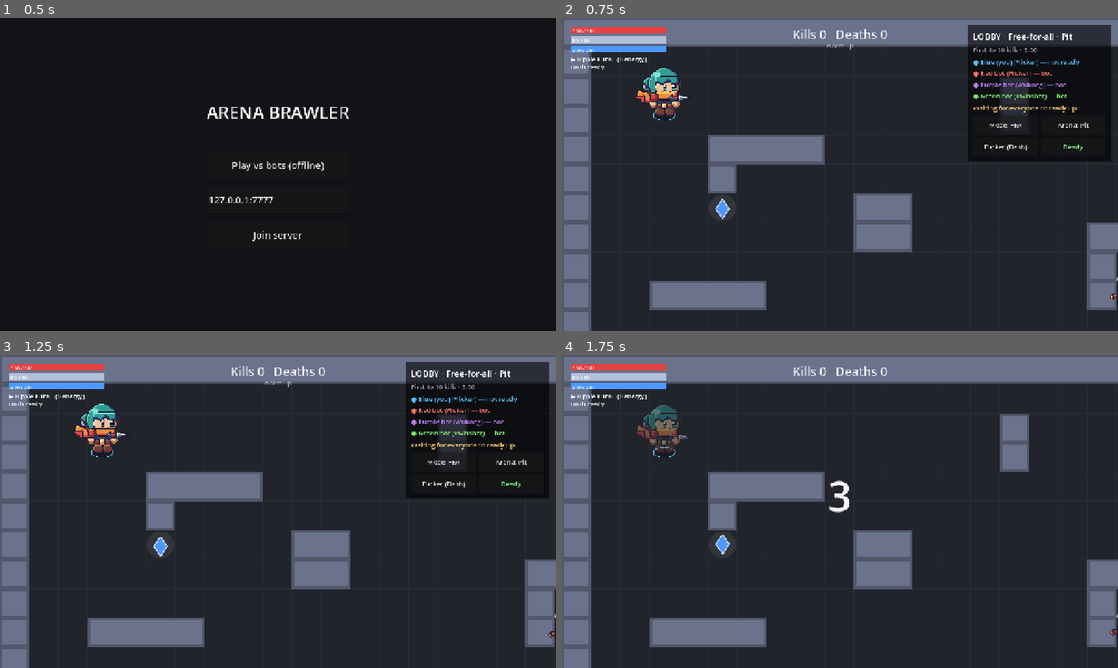
Above: before the commit, frames 1-4 (two rows, left to right).
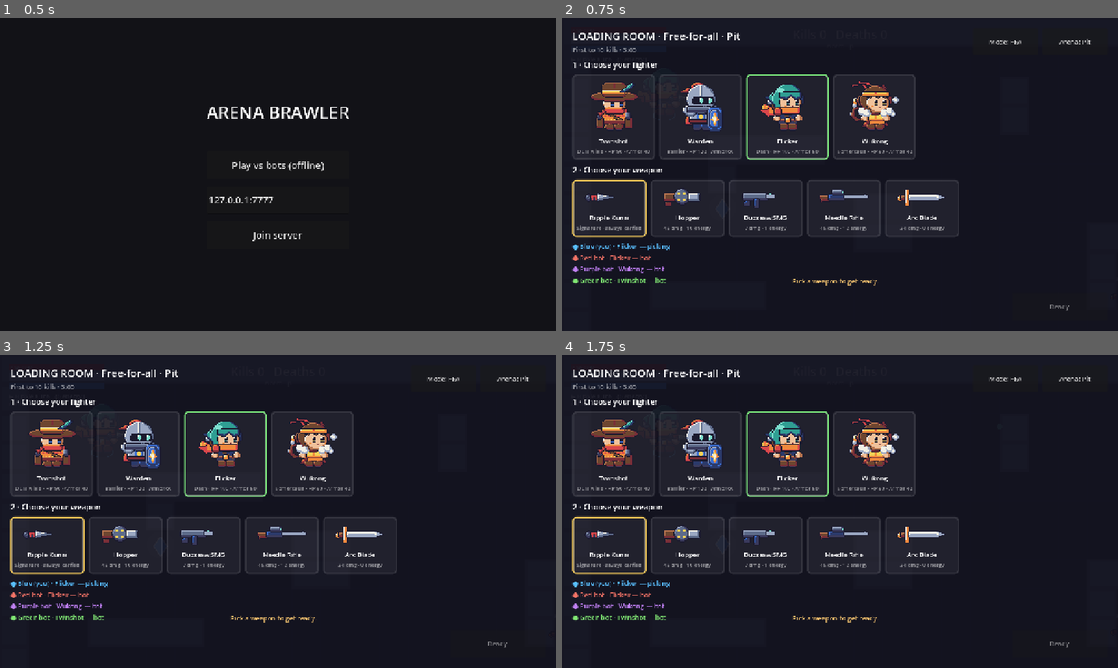
Above: after the commit, the same moments.

Repository: nathantau/arena-brawler
Game: Godot game, scene res://scenes/main.tscn
Two runs of this game, one before a commit and one after it. Both use one fixed random seed, a clock stepped at 60 frames per second and the inputs below.
Inputs (mouse positions are in pixels of both pictures, inside the frame that each line leads up to):
- Up to frame 1 (0.5 s): no input
- Up to frame 2 (0.75 s): click "Play vs bots (offline)" at 0.5 s
- Up to frame 3 (1.25 s): no input
- Up to frame 4 (1.75 s): click (1073, 483) at 1.25 s, where only the run before the commit has a clickable "Ready"

Frame 1 is identical in both runs. In frame 2, 28% of the frame differs, in the area x 0-100%, y 0-100%; in frame 3, 28%; in frame 4, 29%.

Commit message:
Loading room: pick a character, then a starting weapon, then ready
Full-screen lobby with character and weapon cards; server-validated rpc_select_weapon;
the pick joins the signature weapon in the respawn loadout. --weapon CLI arg.

Co-Authored-By: Claude Opus 5.5 <noreply@anthropic.com>
Claude-Session: https://claude.ai/code/session_01J8LgTLVYzThXjNSRVhWqep

Diff:
--- a/scripts/arena/arena.gd
+++ b/scripts/arena/arena.gd
@@ -14,6 +14,7 @@
 signal mode_requested(mode: MatchRules.Mode)
 signal arena_requested(index: int)
 signal character_requested(id: StringName)
+signal weapon_requested(id: StringName)
 signal shot_fired(owner_id: int, seq: int, origin: Vector2, facing: Vector2, weapon_id: StringName, dual: bool)
 ## Authoritative damage (offline / server).
 signal player_hit(owner_id: int, shot_seq: int, pellet: int, victim_id: int, damage: int, crit: bool, at: Vector2)
@@ -125,6 +126,9 @@
 		character_requested.connect(func(id: StringName) -> void:
 			if local_player != null:
 				select_character(local_player, id))
+		weapon_requested.connect(func(id: StringName) -> void:
+			if local_player != null:
+				select_weapon(local_player, id))
 
 
 func _ready() -> void:
@@ -223,6 +227,25 @@
 		return
 	p.set_character(c)
 	match_updated.emit()
+
+
+## Lobby only (authoritative): the weapon a player starts with besides their signature one.
+## Must be a pickup weapon their character can use.
+func select_weapon(p: Player, id: StringName) -> void:
+	var w: WeaponData = catalog.get_weapon(id)
+	if w == null or not w.pickup or not p.character.can_use(w) or match_state.phase != MatchState.Phase.LOBBY:
+		return
+	p.set_starting_weapon(w)
+	match_updated.emit()
+
+
+## Weapons `c` may start with, in catalog order (what the loading room offers).
+func starting_weapons_for(c: CharacterData) -> Array[WeaponData]:
+	var out: Array[WeaponData] = []
+	for id: StringName in catalog.pickup_ids():
+		if c.can_use(catalog.get_weapon(id)):
+			out.append(catalog.get_weapon(id))
+	return out
 
 
 ## Client: adopt the server's match state, running phase side effects on a phase change.
--- a/scripts/core/cmd_args.gd
+++ b/scripts/core/cmd_args.gd
@@ -11,6 +11,7 @@
 ##   --time-limit S                   (server / offline) match length in seconds (dev/testing)
 ##   --arena N                        (server / offline) starting arena index (ArenaLayouts.NAMES)
 ##   --character ID                   (client / offline) pick a character, e.g. warden
+##   --weapon ID                      (client / offline) pick a starting weapon, e.g. sword
 
 var server: bool = false
 var port: int = Constants.DEFAULT_PORT
@@ -24,6 +25,7 @@
 var time_limit: float = Constants.MATCH_TIME_LIMIT
 var arena_index: int = 0
 var character: StringName = &""
+var weapon: StringName = &""
 
 
 static func parse(args: PackedStringArray) -> CmdArgs:
@@ -58,6 +60,9 @@
 			"--character":
 				a.character = StringName(next)
 				i += 1
+			"--weapon":
+				a.weapon = StringName(next)
+				i += 1
 			"--arena":
 				a.arena_index = clampi(next.to_int(), 0, ArenaLayouts.count() - 1)
 				i += 1
--- a/scripts/core/main.gd
+++ b/scripts/core/main.gd
@@ -55,12 +55,15 @@
 		_offline_arena.add_bot(Constants.BOT_ID_BASE + i, _offline_arena.free_color_index())
 	if args.character != &"":
 		_offline_arena.select_character(me, args.character)
+	if args.weapon != &"":
+		_offline_arena.select_weapon(me, args.weapon)
 	if args.autopilot:
 		_offline_arena.referee.set_ready(me.player_id, true)
 
 
 func _join(host: String, port: int) -> void:
-	var err: Error = session.start_client(self, host, port, args.autopilot, args.net_debug, args.character)
+	var err: Error = session.start_client(self, host, port, args.autopilot, args.net_debug, args.character,
+		args.weapon)
 	if err != OK:
 		_on_client_disconnected("Could not start client: %s" % error_string(err))
 		return
--- a/scripts/net/client.gd
+++ b/scripts/net/client.gd
@@ -10,8 +10,9 @@
 var local_player: Player
 var autopilot: bool = false
 var debug: bool = false
-## Requested from the server on joining (--character).
+## Requested from the server on joining (--character, --weapon).
 var wanted_character: StringName = &""
+var wanted_weapon: StringName = &""
 
 var _history := InputHistory.new()
 var _clock := RenderClock.new()
@@ -88,6 +89,8 @@
 		session.rpc_request_arena.rpc_id(MultiplayerPeer.TARGET_PEER_SERVER, index))
 	arena.character_requested.connect(func(id: StringName) -> void:
 		session.rpc_select_character.rpc_id(MultiplayerPeer.TARGET_PEER_SERVER, id))
+	arena.weapon_requested.connect(func(id: StringName) -> void:
+		session.rpc_select_weapon.rpc_id(MultiplayerPeer.TARGET_PEER_SERVER, id))
 	for entry: Array in roster:
 		_add_player(entry[0], entry[1], entry[2])
 		arena.scores.kills[entry[0]] = entry[3]
@@ -95,6 +98,8 @@
 	print("[client] joined as %d (%d players)" % [local_id, arena.players.size()])
 	if wanted_character != &"":
 		arena.character_requested.emit(wanted_character)
+	if wanted_weapon != &"":
+		arena.weapon_requested.emit(wanted_weapon)
 	if autopilot:
 		arena.ready_requested.emit(true)
 
--- a/scripts/net/net_session.gd
+++ b/scripts/net/net_session.gd
@@ -30,9 +30,10 @@
 
 
 func start_client(world_parent: Node, host: String, port: int, autopilot: bool, debug: bool,
-		character: StringName = &"") -> Error:
+		character: StringName = &"", weapon: StringName = &"") -> Error:
 	client = NetClient.new(self, world_parent, autopilot, debug)
 	client.wanted_character = character
+	client.wanted_weapon = weapon
 	return client.start(host, port)
 
 
@@ -89,6 +90,12 @@
 func rpc_select_character(id: StringName) -> void:
 	if server != null:
 		server.on_select_character(multiplayer.get_remote_sender_id(), id)
+
+
+@rpc("any_peer", "call_remote", "reliable", CH_EVENTS)
+func rpc_select_weapon(id: StringName) -> void:
+	if server != null:
+		server.on_select_weapon(multiplayer.get_remote_sender_id(), id)
 
 
 # --- server -> client -------------------------------------------------------
--- a/scripts/net/server.gd
+++ b/scripts/net/server.gd
@@ -91,6 +91,12 @@
 		arena.select_character(p, id)
 
 
+func on_select_weapon(peer_id: int, id: StringName) -> void:
+	var p: Player = arena.get_player(peer_id)
+	if p != null:
+		arena.select_weapon(p, id)
+
+
 func _on_peer_connected(id: int) -> void:
 	NetSession.disable_throttle((session.multiplayer.multiplayer_peer as ENetMultiplayerPeer).get_peer(id))
 	var queue := NetInputQueue.new()
--- a/scripts/player/player.gd
+++ b/scripts/player/player.gd
@@ -61,6 +61,8 @@
 var loadout: Loadout
 ## Loadout restored on every respawn (pickups are lost on death).
 var default_weapons: Array[WeaponData] = []
+## Picked in the loading room: carried next to the signature weapon from every spawn.
+var starting_weapon: WeaponData
 var skill := CharacterSkill.new()
 var facing: Vector2 = Vector2.RIGHT
 ## Null for client-side remote players (they are positioned by interpolation).
@@ -125,9 +127,24 @@
 	_shield.sync(skill, dead)
 	_sprite.sprite_frames = data.sprite_frames()
 	_sprite.play(&"idle")
-	if data.signature_weapon != null and not is_bot:
-		default_weapons = [data.signature_weapon]
-		loadout = Loadout.new(default_weapons)
+	if starting_weapon != null and not data.can_use(starting_weapon):
+		starting_weapon = null
+	_reset_loadout()
+
+
+func set_starting_weapon(weapon: WeaponData) -> void:
+	starting_weapon = weapon
+	_reset_loadout()
+
+
+## Bots keep the loadout they were set up with.
+func _reset_loadout() -> void:
+	if is_bot or character.signature_weapon == null:
+		return
+	default_weapons = [character.signature_weapon]
+	if starting_weapon != null:
+		default_weapons.append(starting_weapon)
+	loadout = Loadout.new(default_weapons)
 
 
 func _physics_process(delta: float) -> void:
--- a/scripts/ui/lobby_panel.gd
+++ b/scripts/ui/lobby_panel.gd
@@ -1,81 +1,130 @@
 class_name LobbyPanel
 extends PanelContainer
-## Lobby overlay (top-right, so warm-up play stays visible): roster with characters and ready
-## state, mode + arena, why the match can't start yet, and Mode / Arena / Character / Ready
-## buttons. Rebuilt on match_updated.
-
-const MARGIN: float = 16.0
-const PANEL_WIDTH: float = 330.0
-const TITLE_FONT_SIZE: int = 20
+## The loading room, shown full screen during the lobby phase: pick a character, then a starting
+## weapon from the ones that character can carry (next to its signature weapon), then Ready.
+## Also shows mode + arena, the roster with ready state and why the match can't start yet.
+## Cards are rebuilt when the local character changes; highlights follow the synced state.
+
+const PAD: int = 24
+const SPACING: int = 10
+const TITLE_FONT_SIZE: int = 24
+const STEP_FONT_SIZE: int = 18
 const FONT_SIZE: int = 15
+const SMALL_FONT_SIZE: int = 12
 const BUTTON_MIN_SIZE: Vector2 = Vector2(150, 44)
-const SPACING: int = 6
-const COLOR_BG: Color = Color(0, 0, 0, 0.6)
+const READY_MIN_SIZE: Vector2 = Vector2(220, 64)
+const CHARACTER_CARD_SIZE: Vector2 = Vector2(190, 196)
+const WEAPON_CARD_SIZE: Vector2 = Vector2(170, 132)
+const CHARACTER_ART_SCALE: float = 2.0
+const WEAPON_ART_SCALE: float = 2.5
+const CARD_BORDER: int = 3
+const CARD_RADIUS: int = 8
+const COLOR_BG: Color = Color(0.07, 0.07, 0.12, 0.94)
+const COLOR_CARD: Color = Color(1, 1, 1, 0.06)
+const COLOR_CARD_BORDER: Color = Color(1, 1, 1, 0.15)
+const COLOR_SELECTED: Color = Color(0.5, 0.95, 0.5)
+const COLOR_SIGNATURE: Color = Color(1, 0.82, 0.35)
 const COLOR_DIM: Color = Color(1, 1, 1, 0.55)
 const COLOR_READY: Color = Color(0.5, 0.95, 0.5)
 const COLOR_BLOCKER: Color = Color(1, 0.8, 0.45)
-const PANEL_PAD: float = 12.0
 
 var arena: Arena
 
 var _title: Label
 var _rules: Label
+var _mode_button: Button
+var _arena_button: Button
+var _character_cards: Dictionary[StringName, Button] = {}
+var _weapon_row: HBoxContainer
+var _weapon_cards: Dictionary[StringName, Button] = {}
+var _weapons_for: StringName = &""
 var _rows: VBoxContainer
 var _blocker: Label
-var _mode_button: Button
-var _arena_button: Button
-var _character_button: Button
 var _ready_button: Button
+## Last highlighted (character, weapon), so _process only restyles on change.
+var _shown_pick: Array[StringName] = [&"", &""]
 
 
 func _ready() -> void:
-	custom_minimum_size = Vector2(PANEL_WIDTH, 0.0)
-	set_anchors_and_offsets_preset(Control.PRESET_TOP_RIGHT, Control.PRESET_MODE_MINSIZE, int(MARGIN))
-	grow_horizontal = Control.GROW_DIRECTION_BEGIN
+	set_anchors_and_offsets_preset(Control.PRESET_FULL_RECT)
 	var style := StyleBoxFlat.new()
 	style.bg_color = COLOR_BG
-	style.set_content_margin_all(PANEL_PAD)
+	style.set_content_margin_all(PAD)
 	add_theme_stylebox_override("panel", style)
 
 	var box := VBoxContainer.new()
 	box.add_theme_constant_override("separation", SPACING)
 	add_child(box)
-	_title = _label(box, TITLE_FONT_SIZE, Color.WHITE)
-	_rules = _label(box, FONT_SIZE, COLOR_DIM)
-	_rows = VBoxContainer.new()
-	box.add_child(_rows)
-	_blocker = _label(box, FONT_SIZE, COLOR_BLOCKER)
-	_blocker.autowrap_mode = TextServer.AUTOWRAP_WORD_SMART
-
-	var buttons := GridContainer.new()
-	buttons.columns = 2
-	buttons.add_theme_constant_override("h_separation", SPACING)
-	buttons.add_theme_constant_override("v_separation", SPACING)
-	box.add_child(buttons)
-	_mode_button = _button(buttons)
+
+	var header := HBoxContainer.new()
+	header.add_theme_constant_override("separation", SPACING)
+	box.add_child(header)
+	var titles := VBoxContainer.new()
+	titles.size_flags_horizontal = Control.SIZE_EXPAND_FILL
+	header.add_child(titles)
+	_title = _label(titles, TITLE_FONT_SIZE, Color.WHITE)
+	_rules = _label(titles, FONT_SIZE, COLOR_DIM)
+	_mode_button = _button(header, BUTTON_MIN_SIZE)
 	_mode_button.pressed.connect(_on_mode_pressed)
-	_arena_button = _button(buttons)
+	_arena_button = _button(header, BUTTON_MIN_SIZE)
 	_arena_button.pressed.connect(func() -> void:
 		arena.arena_requested.emit((arena.match_state.arena_index + 1) % ArenaLayouts.count()))
-	_character_button = _button(buttons)
-	_character_button.pressed.connect(func() -> void:
-		if arena.local_player != null:
-			arena.character_requested.emit(arena.characters.next_after(arena.local_player.character.id).id))
-	_ready_button = _button(buttons)
+
+	_label(box, STEP_FONT_SIZE, Color.WHITE).text = "1 · Choose your fighter"
+	var character_row := _row(box)
+	for c: CharacterData in arena.characters.ordered:
+		var card: Button = _card(character_row, CHARACTER_CARD_SIZE, c.sprite_frames().get_frame_texture(&"idle", 0),
+			CHARACTER_ART_SCALE, [c.display_name, "%s · HP %d · Armor %d" % [c.skill_name, c.max_hp, c.max_armor]])
+		var id: StringName = c.id
+		card.pressed.connect(func() -> void: arena.character_requested.emit(id))
+		_character_cards[id] = card
+
+	_label(box, STEP_FONT_SIZE, Color.WHITE).text = "2 · Choose your weapon"
+	_weapon_row = _row(box)
+
+	var footer := HBoxContainer.new()
+	footer.add_theme_constant_override("separation", SPACING)
+	footer.size_flags_vertical = Control.SIZE_EXPAND_FILL
+	box.add_child(footer)
+	_rows = VBoxContainer.new()
+	_rows.size_flags_horizontal = Control.SIZE_EXPAND_FILL
+	footer.add_child(_rows)
+	_blocker = _label(footer, FONT_SIZE, COLOR_BLOCKER)
+	_blocker.size_flags_horizontal = Control.SIZE_EXPAND_FILL
+	_blocker.autowrap_mode = TextServer.AUTOWRAP_WORD_SMART
+	_ready_button = _button(footer, READY_MIN_SIZE)
+	_ready_button.size_flags_vertical = Control.SIZE_SHRINK_END
 	_ready_button.pressed.connect(_on_ready_pressed)
 
 	arena.match_updated.connect(_refresh)
 	_refresh()
+
+
+## Loadouts reach clients in snapshots, not match updates: restyle when the pick changes.
+func _process(_delta: float) -> void:
+	if visible and _pick() != _shown_pick:
+		_refresh()
 
 
 func _refresh() -> void:
 	var st: MatchState = arena.match_state
 	visible = st.phase == MatchState.Phase.LOBBY
-	if not visible:
+	if not visible or arena.local_player == null:
 		return
-	_title.text = "LOBBY · %s · %s" % [MatchRules.MODE_NAMES[st.mode], ArenaLayouts.NAMES[st.arena_index]]
+	var me: Player = arena.local_player
+	_title.text = "LOADING ROOM · %s · %s" % [MatchRules.MODE_NAMES[st.mode], ArenaLayouts.NAMES[st.arena_index]]
 	_rules.text = "First to %d kills · %d:%02d" % [MatchRules.kill_target(st.mode),
 		int(st.time_limit) / 60, int(st.time_limit) % 60]
+	_mode_button.text = "Mode: %s" % ("Duel" if st.mode == MatchRules.Mode.DUEL else "FFA")
+	_arena_button.text = "Arena: %s" % ArenaLayouts.NAMES[st.arena_index]
+	if _weapons_for != me.character.id:
+		_build_weapon_cards(me.character)
+	_shown_pick = _pick()
+	for id: StringName in _character_cards:
+		_style(_character_cards[id], COLOR_SELECTED if id == _shown_pick[0] else COLOR_CARD_BORDER)
+	for id: StringName in _weapon_cards:
+		_style(_weapon_cards[id], COLOR_SELECTED if id == _shown_pick[1] else COLOR_CARD_BORDER)
+
 	for child: Node in _rows.get_children():
 		child.queue_free()
 	for p: Player in arena.players:
@@ -87,18 +136,44 @@
 		elif st.ready.has(p.player_id):
 			tag = "READY"
 		else:
-			tag = "not ready"
-		var you: String = " (you)" if p == arena.local_player else ""
-		var row := _label(_rows, FONT_SIZE, p.display_color)
-		row.text = "● %s%s (%s) — %s" % [arena.player_name(p.player_id), you, p.character.display_name, tag]
-	_blocker.text = st.blocker
-	_mode_button.text = "Mode: %s" % ("Duel" if st.mode == MatchRules.Mode.DUEL else "FFA")
-	_arena_button.text = "Arena: %s" % ArenaLayouts.NAMES[st.arena_index]
-	if arena.local_player != null:
-		_character_button.text = "%s (%s)" % [arena.local_player.character.display_name,
-			arena.local_player.character.skill_name]
+			tag = "picking"
+		var you: String = " (you)" if p == me else ""
+		_label(_rows, FONT_SIZE, p.display_color).text = "● %s%s · %s — %s" % [
+			arena.player_name(p.player_id), you, p.character.display_name, tag]
+
+	var picked: bool = _shown_pick[1] != &""
+	_blocker.text = st.blocker if picked or _is_ready() else "Pick a weapon to get ready."
+	_ready_button.disabled = not picked and not _is_ready()
 	_ready_button.text = "Unready" if _is_ready() else "Ready"
 	_ready_button.add_theme_color_override("font_color", Color.WHITE if _is_ready() else COLOR_READY)
+
+
+func _build_weapon_cards(c: CharacterData) -> void:
+	_weapons_for = c.id
+	_weapon_cards.clear()
+	for child: Node in _weapon_row.get_children():
+		child.queue_free()
+	var sig: WeaponData = c.signature_weapon
+	if sig != null:
+		var sig_card: Button = _card(_weapon_row, WEAPON_CARD_SIZE, sig.sprite, WEAPON_ART_SCALE,
+			[sig.display_name, "Signature · always carried"])
+		sig_card.disabled = true
+		_style(sig_card, COLOR_SIGNATURE)
+	for w: WeaponData in arena.starting_weapons_for(c):
+		var card: Button = _card(_weapon_row, WEAPON_CARD_SIZE, w.sprite, WEAPON_ART_SCALE,
+			[w.display_name, "%d dmg · %s energy" % [w.damage * maxi(1, w.pellets), w.energy_cost]])
+		var id: StringName = w.id
+		card.pressed.connect(func() -> void: arena.weapon_requested.emit(id))
+		_weapon_cards[id] = card
+
+
+## The local player's (character id, starting weapon id); the weapon is loadout slot 1.
+func _pick() -> Array[StringName]:
+	var me: Player = arena.local_player
+	if me == null:
+		return [&"", &""]
+	var slots: Array[WeaponState] = me.loadout.slots
+	return [me.character.id, slots[1].data.id if slots.size() > 1 else &""]
 
 
 func _is_ready() -> bool:
@@ -112,6 +187,47 @@
 
 func _on_ready_pressed() -> void:
 	arena.ready_requested.emit(not _is_ready())
+
+
+func _row(parent: Node) -> HBoxContainer:
+	var row := HBoxContainer.new()
+	row.add_theme_constant_override("separation", SPACING)
+	parent.add_child(row)
+	return row
+
+
+## A tappable card: pixel art (Nearest, scaled) over a bold first line and small lines below.
+func _card(parent: Node, min_size: Vector2, art: Texture2D, art_scale: float, lines: Array[String]) -> Button:
+	var card := _button(parent, min_size)
+	var box := VBoxContainer.new()
+	box.set_anchors_and_offsets_preset(Control.PRESET_FULL_RECT, Control.PRESET_MODE_MINSIZE, SPACING)
+	box.alignment = BoxContainer.ALIGNMENT_CENTER
+	box.mouse_filter = Control.MOUSE_FILTER_IGNORE
+	card.add_child(box)
+	var pic := TextureRect.new()
+	pic.texture = art
+	pic.texture_filter = CanvasItem.TEXTURE_FILTER_NEAREST
+	pic.expand_mode = TextureRect.EXPAND_IGNORE_SIZE
+	pic.stretch_mode = TextureRect.STRETCH_KEEP_ASPECT_CENTERED
+	pic.custom_minimum_size = art.get_size() * art_scale
+	pic.mouse_filter = Control.MOUSE_FILTER_IGNORE
+	box.add_child(pic)
+	for i: int in lines.size():
+		var l: Label = _label(box, FONT_SIZE if i == 0 else SMALL_FONT_SIZE, Color.WHITE if i == 0 else COLOR_DIM)
+		l.text = lines[i]
+		l.horizontal_alignment = HORIZONTAL_ALIGNMENT_CENTER
+		l.mouse_filter = Control.MOUSE_FILTER_IGNORE
+	return card
+
+
+func _style(card: Button, border: Color) -> void:
+	var sb := StyleBoxFlat.new()
+	sb.bg_color = COLOR_CARD
+	sb.border_color = border
+	sb.set_border_width_all(CARD_BORDER)
+	sb.set_corner_radius_all(CARD_RADIUS)
+	for state: String in ["normal", "hover", "pressed", "disabled"]:
+		card.add_theme_stylebox_override(state, sb)
 
 
 func _label(parent: Node, font_size: int, color: Color) -> Label:
@@ -122,9 +238,9 @@
 	return l
 
 
-func _button(parent: Node) -> Button:
+func _button(parent: Node, min_size: Vector2) -> Button:
 	var b := Button.new()
-	b.custom_minimum_size = BUTTON_MIN_SIZE
+	b.custom_minimum_size = min_size
 	b.add_theme_font_size_override("font_size", FONT_SIZE)
 	b.focus_mode = Control.FOCUS_NONE
 	parent.add_child(b)
--- a/tests/test_pickups.gd
+++ b/tests/test_pickups.gd
@@ -209,3 +209,38 @@
 	arena.pickups.tick(Constants.PHYSICS_DT, arena.players)
 	assert_true(spot.available)
 	assert_eq(p.loadout.slots.size(), 1)
+
+
+# --- loading room: starting weapon ---------------------------------------------
+
+func test_starting_weapon_joins_the_signature_and_survives_respawn() -> void:
+	var arena := _arena()
+	var p: Player = arena.add_player(1, 0, Arena.DEFAULT_LOADOUT, null)
+	arena.select_weapon(p, &"sniper")
+	var expected := PackedStringArray([String(p.character.signature_weapon.id), "sniper"])
+	assert_eq(p.loadout.weapon_ids(), expected)
+	p.loadout.give(catalog.get_weapon(&"smg"))
+	p.respawn(Vector2(100, 100))
+	assert_eq(p.loadout.weapon_ids(), expected, "back to the picked loadout, pickups lost")
+
+
+func test_starting_weapon_must_be_a_usable_pickup() -> void:
+	var arena := _arena()
+	var p: Player = arena.add_player(1, 0, Arena.DEFAULT_LOADOUT, null)
+	for bad: StringName in [&"rocket", &"pistol", &"warden_hammer", &"nope"]:
+		arena.select_weapon(p, bad)
+		assert_eq(p.loadout.slots.size(), 1, String(bad))
+	for w: WeaponData in arena.starting_weapons_for(p.character):
+		assert_true(w.pickup and p.character.can_use(w), String(w.id))
+
+
+func test_switching_character_drops_an_unusable_starting_weapon() -> void:
+	var arena := _arena()
+	var p: Player = arena.add_player(1, 0, Arena.DEFAULT_LOADOUT, null)
+	arena.select_weapon(p, &"sword")
+	arena.select_character(p, &"twinshot")
+	assert_null(p.starting_weapon, "Twinshot can't carry blades")
+	assert_eq(p.loadout.weapon_ids(), PackedStringArray(["twinshot_revolver"]))
+	arena.select_weapon(p, &"shotgun")
+	arena.select_character(p, &"warden")
+	assert_eq(p.loadout.weapon_ids(), PackedStringArray(["warden_hammer", "shotgun"]), "kept: Warden uses heavy")
Not shown, changed: CLAUDE.md
